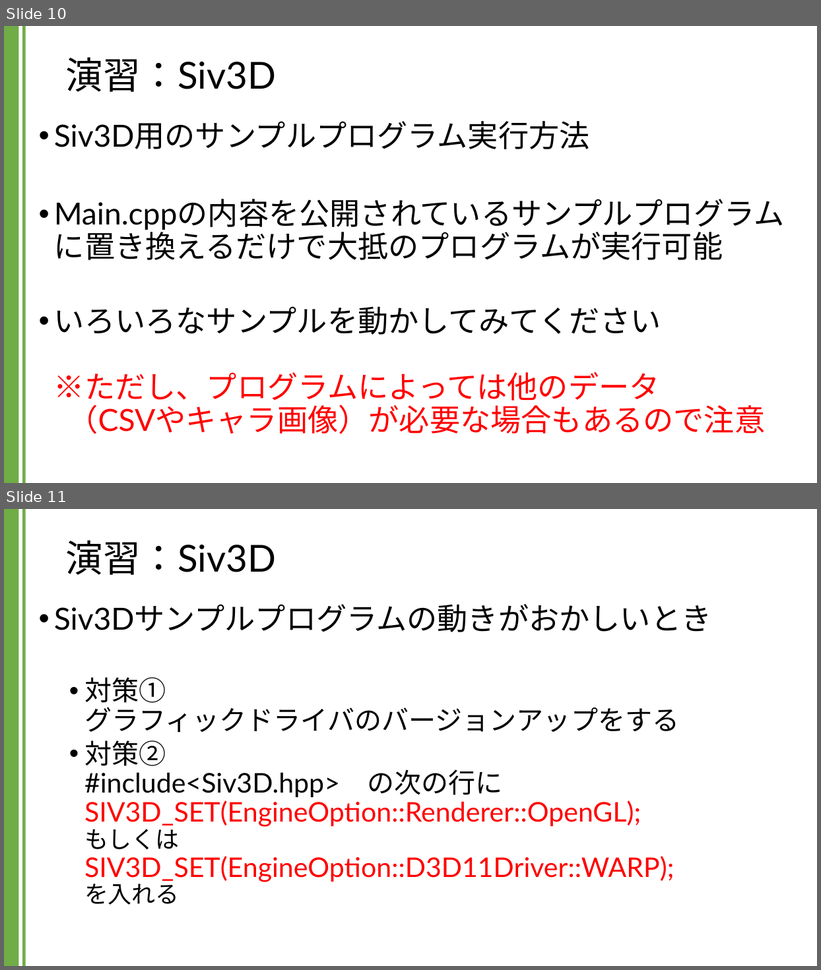
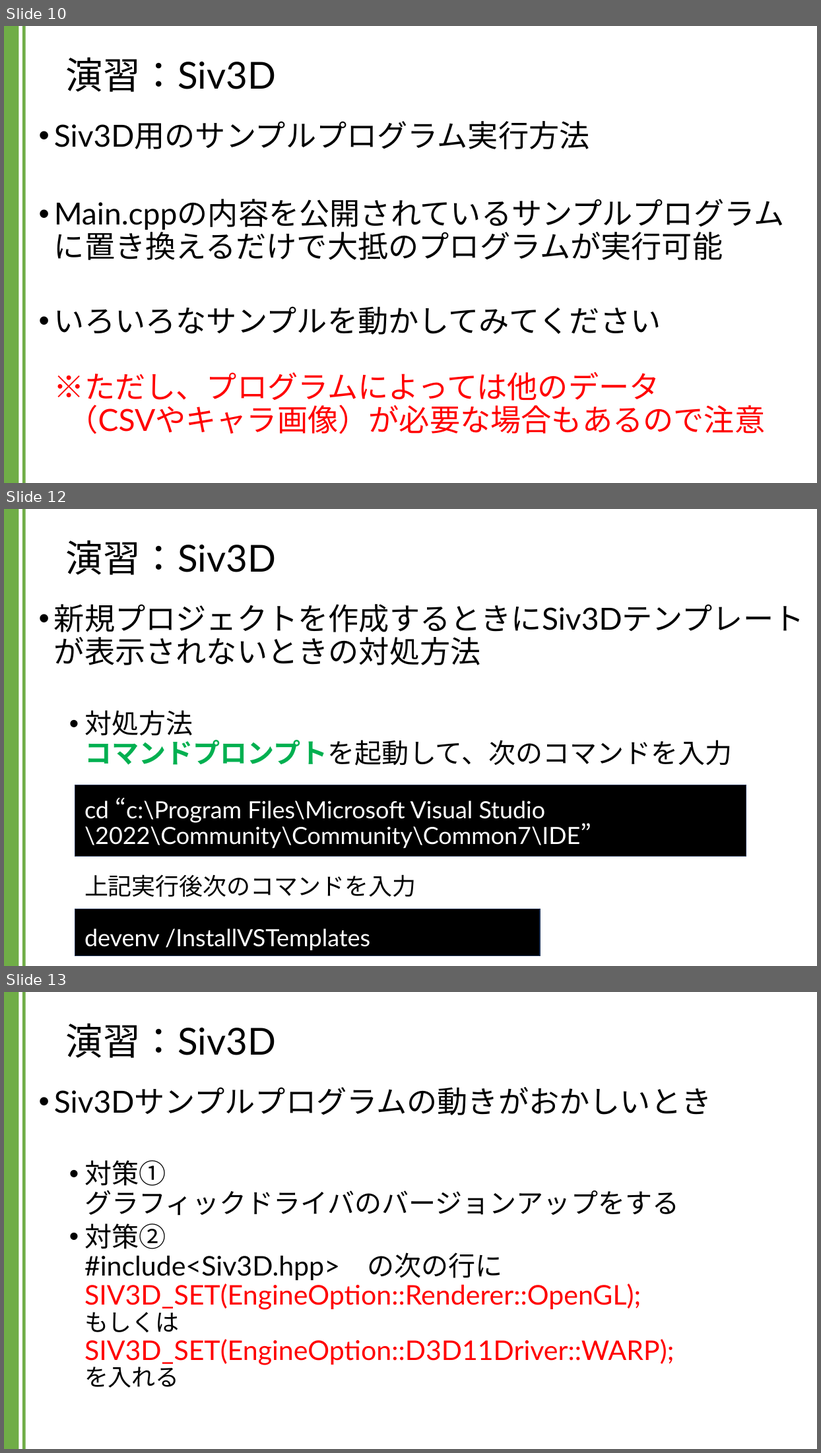
Before and after one commit to kic-murata/cpp2024, a slide deck: 授業資料/演習課題：Siv3D.pptx. Shown one above the other, each under a label of ours: slides 10 and 11 before the commit, slides 10, 12 and 13 after it; the slides between them are not shown. The pictures are 821x970 and 821x1453 pixels, drawn with LibreOffice and Linux fonts; fonts in the diff are those of the drawing; background and template pictures are left out. Boxes give left, top, right and bottom in pixels: in the first picture for what was removed or moved away, otherwise in the second. Text is boxed around its words. In the diff, an @@ line names an element or a change of style, - is before the commit and + after.

```diff
--- a/授業資料/演習課題：Siv3D.pptx
+++ b/授業資料/演習課題：Siv3D.pptx
@@ slide 12 added at [4, 509, 817, 966], background #FFFFFF; not listed: 2 template elements that a slide beside it also shows @@
@@ title added at [66, 540, 276, 575], 44 pt, text #000000 @@
+演習：Siv3D
@@ text added at [54, 604, 805, 951], 28 pt, text #FFFFFF @@
+• 新規プロジェクトを作成するときにSiv3Dテンプレートが表示されないときの対処方法
+  • 対処方法
+    コマンドプロンプトを起動して、次のコマンドを入力
+    cd “c:\Program Files\Microsoft Visual Studio
+    \2022\Community\Community\Common7\IDE”
+    上記実行後次のコマンドを入力
+    devenv /InstallVSTemplates
@@ rectangle added at [75, 786, 746, 857], fill #000000, outline #1E3256 1 pt @@
@@ rectangle added at [75, 909, 540, 956], fill #000000, outline #1E3256 1 pt @@
@@ what was slide 11 is now slide 13 @@
```
Also in this commit, not shown: 4 slides changed, 2 other slides added.
